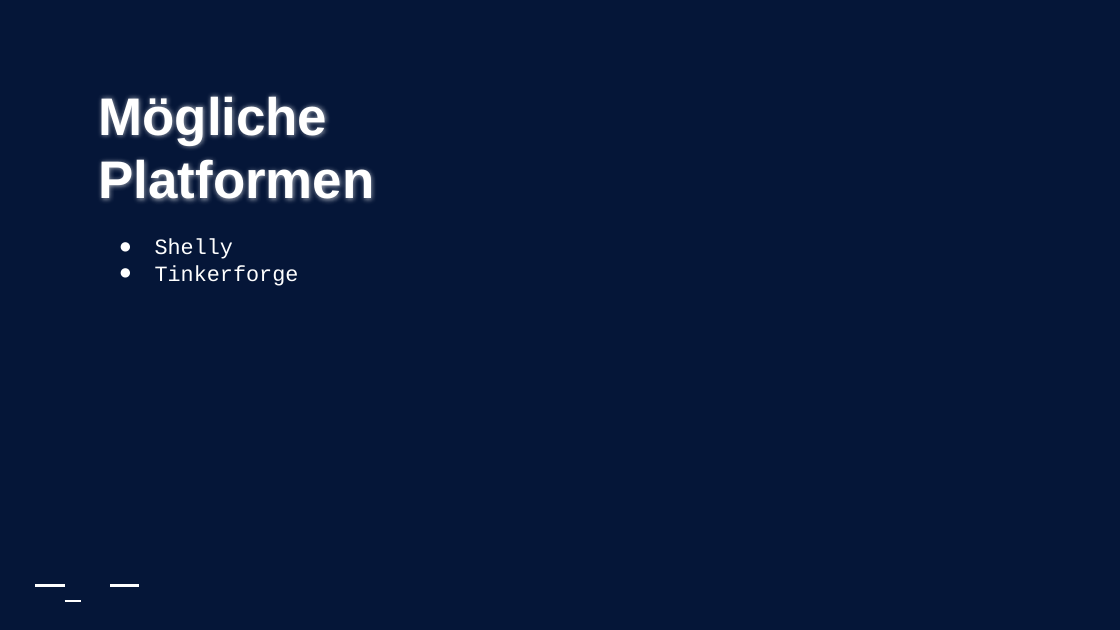
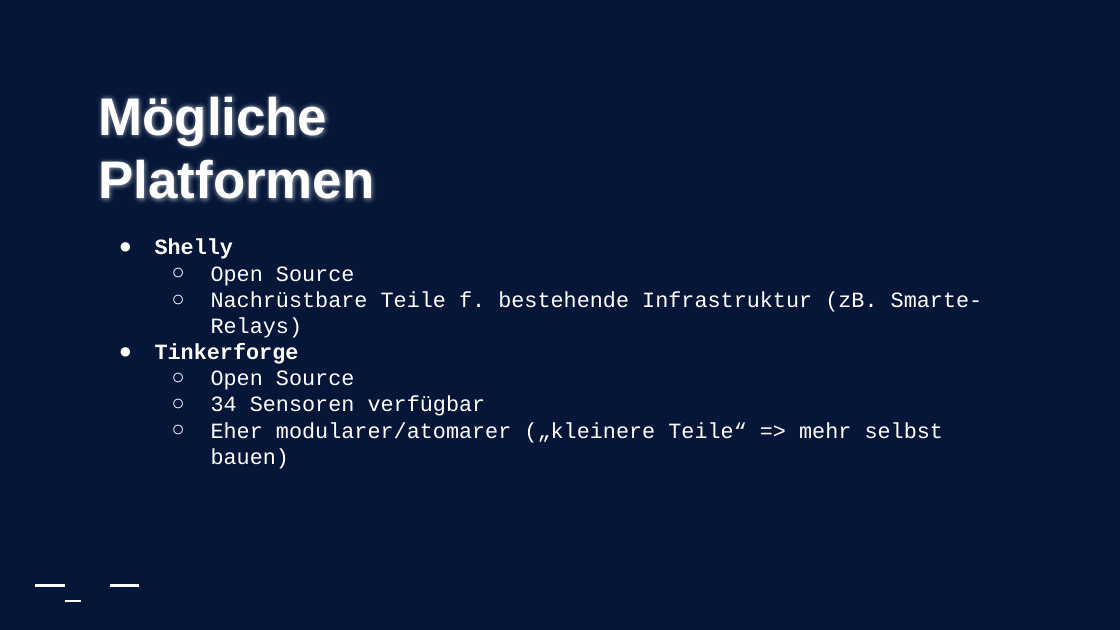
Before and after one commit to Nydery/leotopia, a slide deck: slide 17 of pptx/UmfrageErgebnissePLUSPlatformenUNDDashboard.pptx. Drawn at 1120x630 pixels with LibreOffice and Linux fonts; fonts in the diff are those of the drawing; background and template pictures are left out. Boxes give left, top, right and bottom in pixels: in the first picture for what was removed or moved away, otherwise in the second. Text is boxed around its words. In the diff, an @@ line names an element or a change of style, - is before the commit and + after.

```diff
--- a/pptx/UmfrageErgebnissePLUSPlatformenUNDDashboard.pptx
+++ b/pptx/UmfrageErgebnissePLUSPlatformenUNDDashboard.pptx
@@ text at [155,239,299,364]: bold on in "Shelly", "Tinkerforge" @@
@@ text at [211,266,983,338]: paragraphs added @@
+  ○ Open Source
+  ○ Nachrüstbare Teile f. bestehende Infrastruktur (zB. Smarte-Relays)
@@ text at [211,370,943,469]: paragraphs added @@
+  ○ Open Source
+  ○ 34 Sensoren verfügbar
+  ○ Eher modularer/atomarer („kleinere Teile“ => mehr selbst bauen)
```
Also in this commit, not shown: 1 other slide changed.
